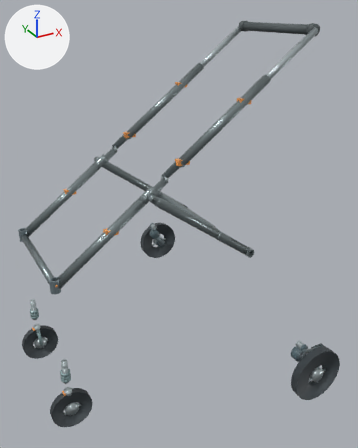
A saved change to the glTF model models/no_cabin/w550_state4_wheel_S.glb.
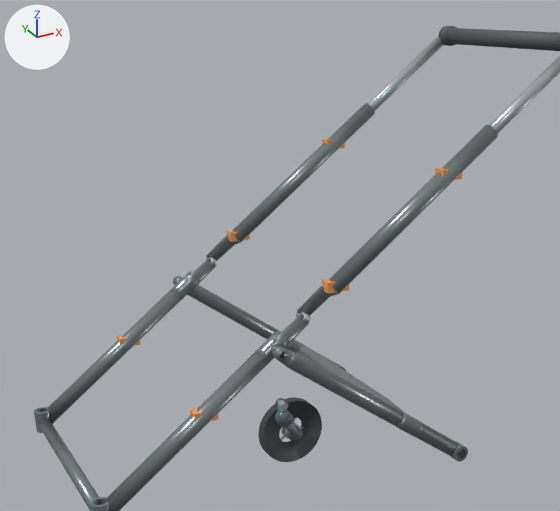
Each version appears first whole from a camera (50 mm lens) standing at (-0.238, -1.624, 1.127) and looking at (0.622, -0.06, 0.345), and next in a close-up on the part from 0% to 85% of the width and 1% to 64% of the height. Every picture has the same lights, and +X, +Y and +Z are marked at upper left. The older version's two pictures come first.

Script lines for the objects in view, before the commit:
```python
me_cylinder_413 = bpy.data.meshes.new('Cylinder.413')
me_cylinder_413.from_pydata(...)  # a 48-sided cylinder along y spanning x 0.067..0.093, y -0.22..0.22, z 0.287..0.313
me_cylinder_413.materials.append(mat_frame)  # grey #869395
me_cylinder_420 = bpy.data.meshes.new('Cylinder.420')
me_cylinder_420.from_pydata(...)  # 128 vertices, 252 faces; spans x 0.07..0.43, y -0.236..-0.204, z 0.287..0.568
me_cylinder_420.materials.append(mat_frame)  # grey #869395
me_rr_tire_009 = bpy.data.meshes.new('RR_tire.009')
me_rr_tire_009.from_pydata(...)  # 256 vertices, 512 faces; spans x 0.765..0.965, y 0.611..0.641, z -0.17..0.03
me_rr_tire_009.materials.append(mat_tire_001)  # dark grey #424b50
ob_front_fixed_round_tube_005 = bpy.data.objects.new('front_fixed_round_tube.005', me_cylinder_413)
ob_front_fixed_round_tube_005.location = (0.0, 0.0, 0.0)
ob_main_lower__1_006 = bpy.data.objects.new('main_lower_-1.006', me_cylinder_420)
ob_main_lower__1_006.location = (0.0, 0.0, 0.0)
ob_rr_tire_005 = bpy.data.objects.new('RR_tire.005', me_rr_tire_009)
ob_rr_tire_005.location = (0.0, 0.0, 0.0)
# also in view: 'V46_rearbar.006' at (0.699, 0.0, 0.348); 'V46_rear_leg_-1.006' at (0.626, -0.252, 0.4); 'handle_slider_1.005' at (0.94, 0.22, 0.945); 'handle_slider_-1.005' at (0.94, -0.22, 0.945); 'main_upper_1.006' at (0.71, 0.22, 0.773)
```
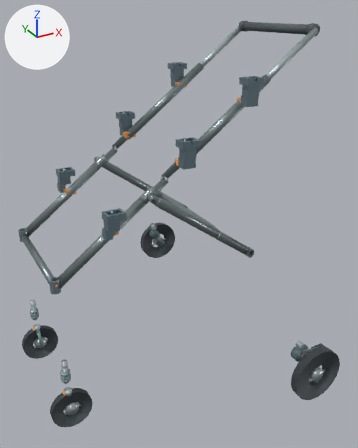
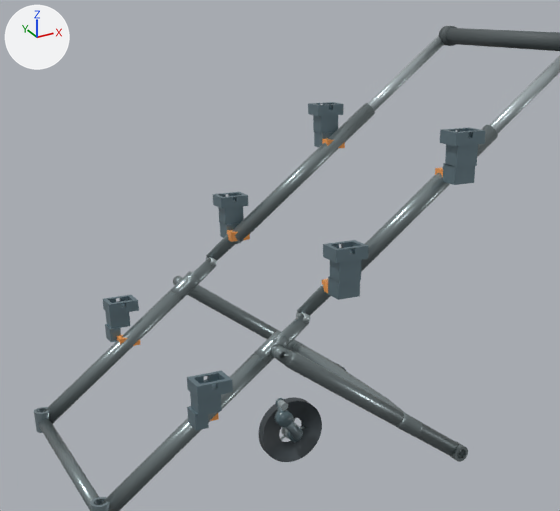
The change, as a diff of the scene's bpy script:
```diff
--- a/models/no_cabin/w550_state4_wheel_S.glb.py
+++ b/models/no_cabin/w550_state4_wheel_S.glb.py
@@ ob_universal_cabin_receiver_m__1 @@
+ob_universal_cabin_receiver_m__1 = bpy.data.objects.new('Universal_Cabin_Receiver_M_-1', me_universal_cabin_receiver_m__1)  # 76 vertices, 156 faces; spans x 0.5147..0.5787, y -0.28..-0.232, z 0.639..0.732; in mat_universal_cabin_receiver (greyish blue #768b95)
+ob_universal_cabin_receiver_m__1.location = (0.0, 0.0, 0.0)
@@ ob_universal_cabin_receiver_l__1 @@
+ob_universal_cabin_receiver_l__1 = bpy.data.objects.new('Universal_Cabin_Receiver_L_-1', me_universal_cabin_receiver_l__1)  # 76 vertices, 156 faces; spans x 0.245..0.312, y -0.28..-0.232, z 0.447..0.532; in mat_universal_cabin_receiver (greyish blue #768b95)
+ob_universal_cabin_receiver_l__1.location = (0.0, 0.0, 0.0)
@@ ob_universal_cabin_receiver_h__1 @@
+ob_universal_cabin_receiver_h__1 = bpy.data.objects.new('Universal_Cabin_Receiver_H_-1', me_universal_cabin_receiver_h__1)  # 76 vertices, 156 faces; spans x 0.7547..0.8187, y -0.28..-0.232, z 0.819..0.912; in mat_universal_cabin_receiver (greyish blue #768b95)
+ob_universal_cabin_receiver_h__1.location = (0.0, 0.0, 0.0)
@@ ob_universal_cabin_receiver_m_1 @@
+ob_universal_cabin_receiver_m_1 = bpy.data.objects.new('Universal_Cabin_Receiver_M_1', me_universal_cabin_receiver_m_1)  # 76 vertices, 156 faces; spans x 0.5147..0.5787, y 0.232..0.28, z 0.639..0.732; in mat_universal_cabin_receiver (greyish blue #768b95)
+ob_universal_cabin_receiver_m_1.location = (0.0, 0.0, 0.0)
@@ ob_universal_cabin_receiver_l_1 @@
+ob_universal_cabin_receiver_l_1 = bpy.data.objects.new('Universal_Cabin_Receiver_L_1', me_universal_cabin_receiver_l_1)  # 76 vertices, 156 faces; spans x 0.245..0.312, y 0.232..0.28, z 0.447..0.532; in mat_universal_cabin_receiver (greyish blue #768b95)
+ob_universal_cabin_receiver_l_1.location = (0.0, 0.0, 0.0)
@@ ob_universal_cabin_receiver_h_1 @@
+ob_universal_cabin_receiver_h_1 = bpy.data.objects.new('Universal_Cabin_Receiver_H_1', me_universal_cabin_receiver_h_1)  # 76 vertices, 156 faces; spans x 0.7547..0.8187, y 0.232..0.28, z 0.819..0.912; in mat_universal_cabin_receiver (greyish blue #768b95)
+ob_universal_cabin_receiver_h_1.location = (0.0, 0.0, 0.0)
```

Location of each change, (x1, y1, x2, y2) in pixels of the close-ups (560 x 511 px):
'Universal_Cabin_Receiver_M_-1', added
    after: (323, 240, 368, 300)
'Universal_Cabin_Receiver_H_-1', added
    after: (440, 127, 485, 185)
'Universal_Cabin_Receiver_L_-1', added
    after: (187, 371, 233, 431)
'Universal_Cabin_Receiver_L_1', added
    after: (103, 295, 139, 342)
'Universal_Cabin_Receiver_H_1', added
    after: (308, 102, 344, 147)
'Universal_Cabin_Receiver_M_1', added
    after: (213, 192, 248, 238)
